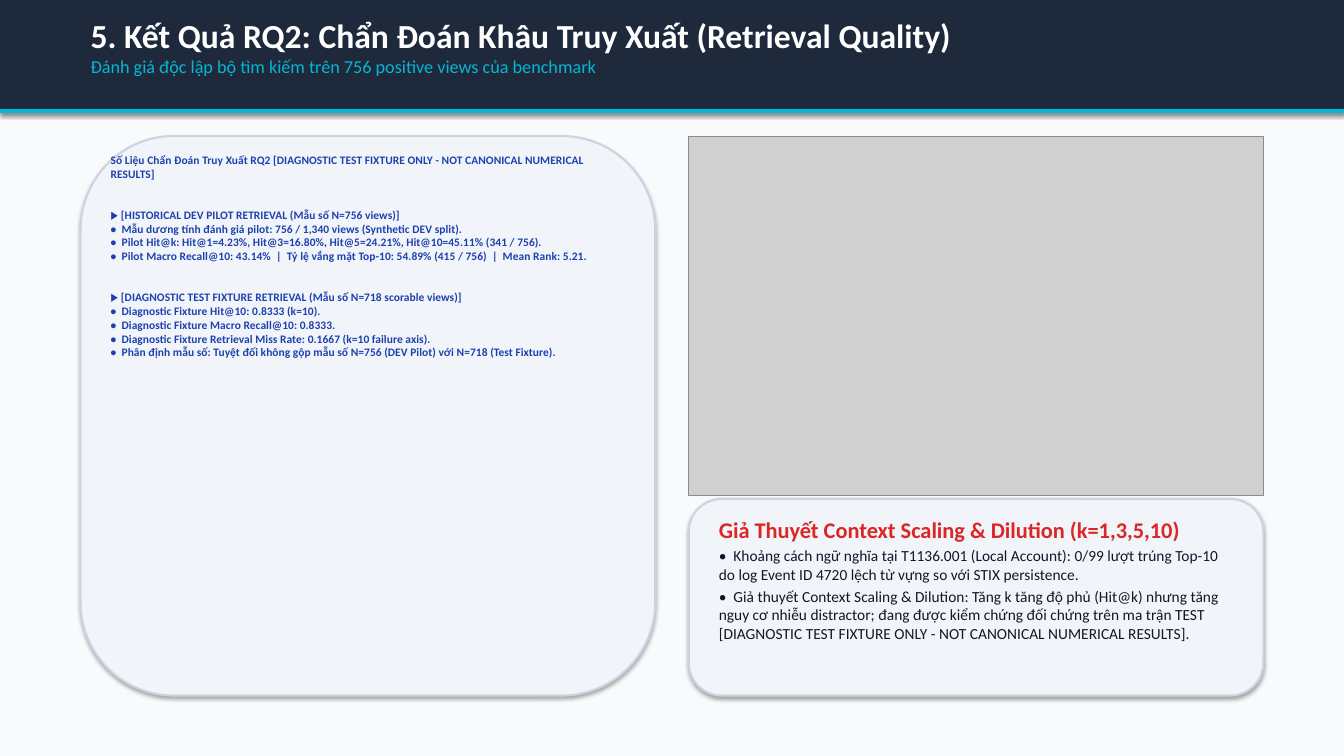
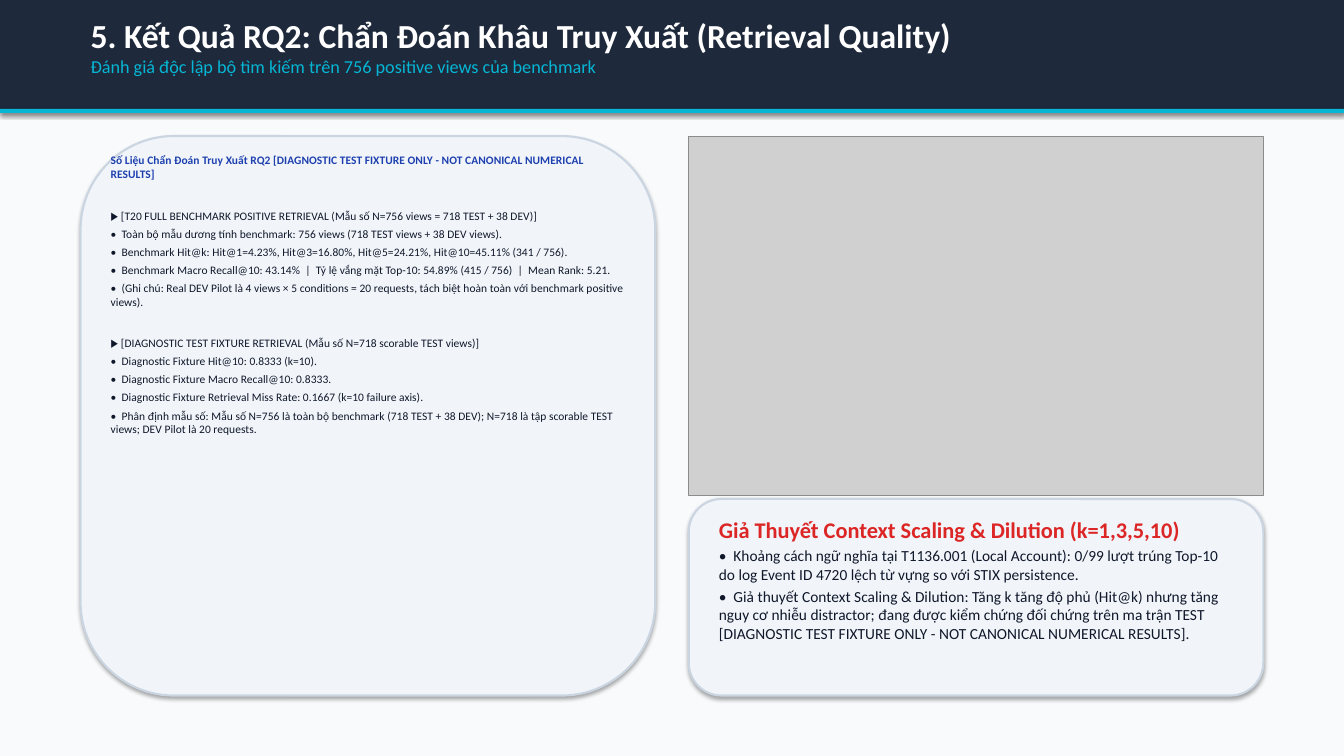
Before and after one commit to habachcp6/RAG2ATTCK, a slide deck: slide 6 of reports/evidence/fixture_populated_slides.pptx. Drawn at 1344x756 pixels with LibreOffice and Linux fonts; fonts in the diff are those of the drawing; grey boxes stand for pictures. Boxes give left, top, right and bottom in pixels: in the first picture for what was removed or moved away, otherwise in the second. Text is boxed around its words. In the diff, an @@ line names an element or a change of style, - is before the commit and + after.

```diff
--- a/reports/evidence/fixture_populated_slides.pptx
+++ b/reports/evidence/fixture_populated_slides.pptx
@@ text at (111,210,623,349): text changed; text colour #1E40AF to #0F172A; bold off @@
-▶ [HISTORICAL DEV PILOT RETRIEVAL (Mẫu số N=756 views)]
-• Mẫu dương tính đánh giá pilot: 756 / 1,340 views (Synthetic DEV split).
-• Pilot Hit@k: Hit@1=4.23%, Hit@3=16.80%, Hit@5=24.21%, Hit@10=45.11% (341 / 756).
-• Pilot Macro Recall@10: 43.14% | Tỷ lệ vắng mặt Top-10: 54.89% (415 / 756) | Mean Rank: 5.21.
-▶ [DIAGNOSTIC TEST FIXTURE RETRIEVAL (Mẫu số N=718 scorable views)]
+▶ [T20 FULL BENCHMARK POSITIVE RETRIEVAL (Mẫu số N=756 views = 718 TEST + 38 DEV)]
+• Toàn bộ mẫu dương tính benchmark: 756 views (718 TEST views + 38 DEV views).
+• Benchmark Hit@k: Hit@1=4.23%, Hit@3=16.80%, Hit@5=24.21%, Hit@10=45.11% (341 / 756).
+• Benchmark Macro Recall@10: 43.14% | Tỷ lệ vắng mặt Top-10: 54.89% (415 / 756) | Mean Rank: 5.21.
+• (Ghi chú: Real DEV Pilot là 4 views × 5 conditions = 20 requests, tách biệt hoàn toàn với benchmark positive views).
+▶ [DIAGNOSTIC TEST FIXTURE RETRIEVAL (Mẫu số N=718 scorable TEST views)]
@@ text at (122,357,423,403): text colour #1E40AF to #0F172A, bold off in "• Diagnostic Fixture Hit@10: 0.8333 (k=10).", "• Diagnostic Fixture Macro Recall@10: 0.8333.", "• Diagnostic Fixture Retrieval Miss Rate: 0.1667 ..."; more space between paragraphs @@
@@ text at (111,410,613,435): text changed; text colour #1E40AF to #0F172A; bold off @@
-• Phân định mẫu số: Tuyệt đối không gộp mẫu số N=756 (DEV Pilot) với N=718 (Test Fixture).
+• Phân định mẫu số: Mẫu số N=756 là toàn bộ benchmark (718 TEST + 38 DEV); N=718 là tập scorable TEST views; DEV Pilot là 20 requests.
```
Also in this commit, not shown: 3 other slides changed, 10 other files.
